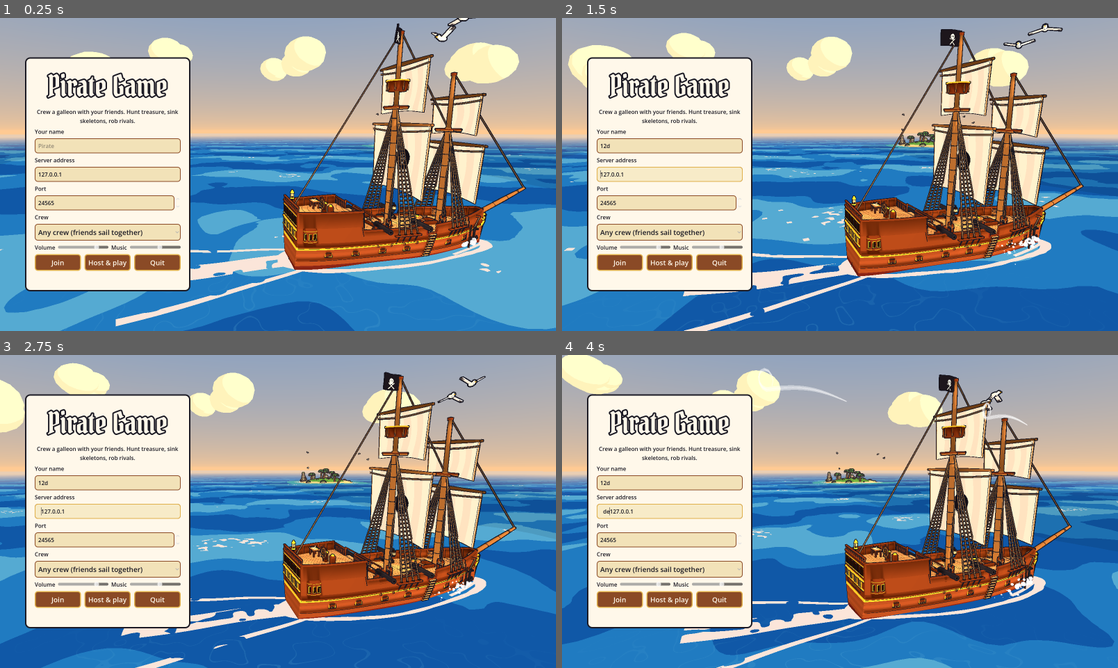
Above: before the commit, frames 1-4 (two rows, left to right).
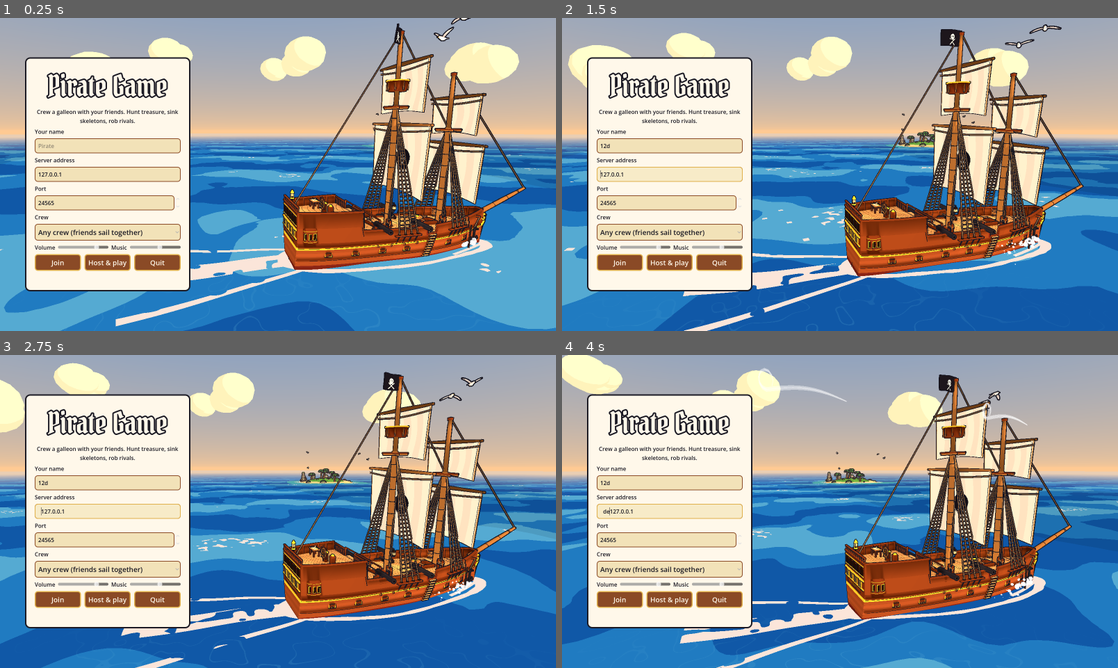
Above: after the commit, the same moments.

Repository: markcNewell/pirate-game
Game: Godot game, scene res://game/main.tscn
Two runs of this game, one before a commit and one after it. Both use one fixed random seed, a clock stepped at 60 frames per second and the inputs below.
Inputs (mouse positions are in pixels of both pictures, inside the frame that each line leads up to):
- Up to frame 1 (0.25 s): no input
- Up to frame 2 (1.5 s): click (667, 146) at 0.52 s; type "12" at 0.6 s; move the mouse to (962, 158) at 1.27 s; hold D (move_right) from 1.28 s (still down); hold Tab (crew) from 1.28 s (still down); click (962, 158) at 1.42 s
- Up to frame 3 (2.75 s): tap Space (jump) at 1.52, 1.82 s; release D (move_right) at 2 s; release Tab (crew) at 2 s; drag from (166, 527) to (250, 574) at 2.02 s
- Up to frame 4 (4 s): move the mouse to (895, 442) at 2.77 s; hold D (move_right) 2.78-3.5 s; hold E (interact) 2.78-3.5 s; drag from (812, 574) to (673, 464) at 3.52 s

The runs differ from the first frame. In frame 1, 0.1% of the frame differs, in the area x 67-86%, y 0-37%; in frame 2, 0.2%, in the area x 61-91%, y 1-36%; in frame 3, 0.2%; in frame 4, less than 0.1%.

Commit message:
Blender chests, supply barrels, gulls, crabs, dolphins and the whale
Treasure chests in three finishes (plain wood and iron, wood bound in silver, a red
captain's chest bound in gold with a skull on the lid) with planked bodies, slatted
domed lids, banded corners, studs, a lock plate with a keyhole and handles; supply
barrels are the stave barrel. Gulls have shaped bodies, beaks, tails and arched wings
with grey backs and black tips; crabs have bumpy shells, eyes on stalks and pincers;
dolphins have a smooth body with a pale belly, a curved fin, flippers and flukes and a
smile; the whale is a humpback with tubercles, throat grooves and long white-edged
flippers, and now swims head first (it used to go tail first) and blows from behind its
head.

Co-Authored-By: Claude Opus 5.5 <noreply@anthropic.com>

Diff:
--- a/game/loot/loot_view.gd
+++ b/game/loot/loot_view.gd
@@ -6,7 +6,6 @@
 const GLINT_EVERY := 2.6
 const GLINT_LENGTH := 0.45
 
-static var _meshes := {}
 static var _star: ArrayMesh
 static var _star_material: StandardMaterial3D
 
@@ -14,11 +13,11 @@
 var _clock := randf() * GLINT_EVERY
 
 
+## The chest for its value's tier, or the supply barrel (art/blender/props.py).
 static func mesh_for(kind: int, tier: int) -> ArrayMesh:
-	var key := "%d/%d" % [kind, tier]
-	if not _meshes.has(key):
-		_meshes[key] = _barrel() if kind == Loot.Kind.BARREL else _chest(tier)
-	return _meshes[key]
+	if kind == Loot.Kind.BARREL:
+		return Models.mesh("supply_barrel")
+	return Models.part("chests", "chest_%d" % tier)
 
 
 func setup(kind: int, value: int) -> LootView:
@@ -75,27 +74,3 @@
 		_star_material.vertex_color_is_srgb = true
 		_star_material.no_depth_test = false
 	return _star
-
-
-static func _chest(tier: int) -> ArrayMesh:
-	var b := MeshBuilder.new()
-	var wood: Color = [Color("8a5a32"), Color("7a4a2a"), Color("8f2f24")][tier]
-	var metal: Color = [Color("3a2c22"), Color("c9d2dc"), Color("ffd23a")][tier]
-	b.box(Vector3(0, 0.22, 0), Vector3(0.42, 0.22, 0.28), wood)
-	b.box(Vector3(0, 0.52, 0), Vector3(0.43, 0.09, 0.29), wood.lightened(0.08))
-	for x: float in [-0.3, 0.3]:
-		b.box(Vector3(x, 0.32, 0), Vector3(0.04, 0.31, 0.3), metal)
-	b.box(Vector3(0, 0.44, -0.3), Vector3(0.07, 0.08, 0.025), metal)
-	if tier == 2:
-		b.box(Vector3(0, 0.62, 0), Vector3(0.44, 0.02, 0.3), metal)
-	return b.build()
-
-
-static func _barrel() -> ArrayMesh:
-	var b := MeshBuilder.new()
-	b.cylinder(Vector3(0, 0, 0), Vector3(0, 0.45, 0), 0.34, 0.4, 10, Color("9a6838"))
-	b.cylinder(Vector3(0, 0.45, 0), Vector3(0, 0.9, 0), 0.4, 0.34, 10, Color("9a6838"))
-	for h: float in [0.15, 0.7]:
-		b.cylinder(Vector3(0, h, 0), Vector3(0, h + 0.07, 0), 0.4, 0.4, 10, Color("2a1e1a"))
-	b.cylinder(Vector3(0, 0.9, 0), Vector3(0, 0.95, 0), 0.3, 0.3, 10, Color("c99a5b"))
-	return b.build()
--- a/game/world/crabs.gd
+++ b/game/world/crabs.gd
@@ -45,17 +45,6 @@
 			Vector3(spec.x + x, IslandMesh.ground(spec, x, z) + jiggle, spec.z + z))
 
 
-## A toon crab facing -z: a round shell, two claws up front and three legs a side.
+## A toon crab facing -z (art/blender/wildlife.py).
 static func crab_mesh() -> ArrayMesh:
-	var b := MeshBuilder.new()
-	var red := Color("e0482e")
-	var dark := Color("2a2430")
-	b.ellipsoid(Vector3(0, 0.1, 0), 0.16, Vector3(1.3, 0.55, 1.0), 5, 10, red)
-	for side: float in [-1.0, 1.0]:
-		b.ellipsoid(Vector3(side * 0.07, 0.2, -0.12), 0.025, Vector3.ONE, 3, 5, dark)
-		b.cylinder(Vector3(side * 0.12, 0.1, -0.1), Vector3(side * 0.2, 0.14, -0.22), 0.025, 0.025, 4, red)
-		b.ellipsoid(Vector3(side * 0.21, 0.16, -0.26), 0.06, Vector3(0.8, 0.7, 1.2), 4, 6, red)
-		for k in 3:
-			var z := -0.06 + k * 0.07
-			b.cylinder(Vector3(side * 0.17, 0.08, z), Vector3(side * 0.3, 0.0, z + 0.02), 0.015, 0.012, 4, red)
-	return b.build()
+	return Models.mesh("crab")
--- a/game/world/dolphins.gd
+++ b/game/world/dolphins.gd
@@ -97,17 +97,6 @@
 	return best
 
 
-## A toon dolphin facing -z: blue-grey back, pale belly, beak, dorsal fin and flukes.
+## A toon dolphin facing -z (art/blender/wildlife.py).
 static func dolphin_mesh() -> ArrayMesh:
-	var b := MeshBuilder.new()
-	var back := Color("6c7d8e")
-	var belly := Color("dbe6ec")
-	b.ellipsoid(Vector3(0, 0, 0), 0.34, Vector3(0.8, 0.85, 3.0), 6, 12, back)
-	b.ellipsoid(Vector3(0, -0.09, -0.1), 0.3, Vector3(0.78, 0.6, 2.8), 5, 10, belly)
-	b.ellipsoid(Vector3(0, -0.05, -1.08), 0.11, Vector3(0.8, 0.7, 1.6), 4, 6, back)
-	b.box(Vector3(0, 0.36, 0.1), Vector3(0.025, 0.2, 0.17), back, Basis(Vector3.RIGHT, -0.5))
-	for side: float in [-1.0, 1.0]:
-		b.box(Vector3(side * 0.3, -0.15, -0.35), Vector3(0.16, 0.02, 0.08), back, Basis(Vector3.UP, side * 0.5))
-		b.box(Vector3(side * 0.18, 0.0, 1.12), Vector3(0.18, 0.025, 0.09), back, Basis(Vector3.UP, -side * 0.45))
-		b.ellipsoid(Vector3(side * 0.17, 0.06, -0.8), 0.03, Vector3.ONE, 3, 5, Color("1a1a24"))
-	return b.build()
+	return Models.mesh("dolphin")
--- a/game/world/gulls.gd
+++ b/game/world/gulls.gd
@@ -12,28 +12,22 @@
 static var _wing: ArrayMesh
 
 
-## One gull: a node with two wing pivots to flap (see flap()).
+## One gull (art/blender/wildlife.py): a node with two wing pivots to flap (see flap()).
 static func make_bird() -> Dictionary:
 	if _body == null:
-		var body := MeshBuilder.new()
-		body.ellipsoid(Vector3.ZERO, 0.22, Vector3(0.7, 0.6, 1.6), 5, 8, Color("ffffff"))
-		body.ellipsoid(Vector3(0, 0.08, -0.33), 0.12, Vector3.ONE, 4, 6, Color("ffffff"))
-		body.box(Vector3(0, 0.06, -0.48), Vector3(0.03, 0.025, 0.07), Color("ffb030"))
-		var wing := MeshBuilder.new()
-		wing.box(Vector3(0.45, 0, 0), Vector3(0.45, 0.02, 0.16), Color("f4f4f4"))
-		wing.box(Vector3(0.82, 0, 0.02), Vector3(0.1, 0.021, 0.12), Color("4a4a52"))
-		_body = body.build()
-		_wing = wing.build()
+		_body = Models.part("gull", "gull_body")
+		_wing = Models.part("gull", "gull_wing")
 	var bird := Node3D.new()
 	bird.add_child(Toon.instance(_body))
 	var wings: Array[Node3D] = []
 	for side: float in [-1.0, 1.0]:
 		var pivot := Node3D.new()
 		pivot.scale.x = side
+		pivot.position = Vector3(side * 0.08, 0.06, -0.04)
 		pivot.add_child(Toon.instance(_wing))
 		bird.add_child(pivot)
 		wings.append(pivot)
-	bird.scale = Vector3.ONE * 1.4
+	bird.scale = Vector3.ONE * 1.15
 	return {"node": bird, "wings": wings}
 
 
--- a/game/world/whale.gd
+++ b/game/world/whale.gd
@@ -22,12 +22,8 @@
 func _ready() -> void:
 	_rng.randomize()
 	_wait = 2.0 if eager else _rng.randf_range(20.0, GAP_MAX)
-	var b := MeshBuilder.new()
-	var skin := Color("3e5a78")
-	b.ellipsoid(Vector3.ZERO, 2.2, Vector3(1.0, 0.55, 3.6), 8, 14, skin)
-	b.ellipsoid(Vector3(0, -0.5, -0.5), 1.9, Vector3(0.9, 0.35, 3.0), 6, 10, Color("c9d6de"))
-	b.box(Vector3(0, 1.0, 3.6), Vector3(0.08, 0.5, 0.6), skin, Basis(Vector3.RIGHT, 0.5))
-	_back = Toon.instance(b.build())
+	# A humpback's back (art/blender/wildlife.py), facing -z.
+	_back = Toon.instance(Models.mesh("whale"))
 	_back.visible = false
 	add_child(_back)
 	var s := MeshBuilder.new()
@@ -67,8 +63,9 @@
 	var rise := sin(k * PI)
 	var ahead := Vector3(sin(_heading), 0.0, cos(_heading)) * k * 10.0
 	_back.visible = true
+	# Head first along `ahead` (the model faces -z), nose up as it rises, down as it dives.
 	_back.global_transform = Transform3D(
-		Basis(Vector3.UP, _heading) * Basis(Vector3.RIGHT, (k - 0.5) * 0.5),
+		Basis(Vector3.UP, _heading + PI) * Basis(Vector3.RIGHT, (0.5 - k) * 0.5),
 		_at + ahead + Vector3(0, sea - 1.6 + rise * 1.6, 0))
 	var blowing := k > 0.3 and k < 0.6
 	if blowing and not _spout.visible:
@@ -76,5 +73,6 @@
 	_spout.visible = blowing
 	if blowing:
 		var puff := sin((k - 0.3) / 0.3 * PI)
-		_spout.global_position = _at + ahead + Vector3(0, sea + 0.4, 0) + Vector3(sin(_heading), 0, cos(_heading)) * -1.5
+		# From the blowhole, behind the head.
+		_spout.global_position = _at + ahead + Vector3(0, sea + 0.4, 0) + Vector3(sin(_heading), 0, cos(_heading)) * 2.5
 		_spout.scale = Vector3(1.0, maxf(0.05, puff), 1.0)
Binary file added: art/models/chests.glb
Not shown, added: art/models/chests.glb.import
Binary file added: art/models/crab.glb
Not shown, added: art/models/crab.glb.import
Binary file added: art/models/dolphin.glb
Not shown, added: art/models/dolphin.glb.import
Binary file added: art/models/gull.glb
Not shown, added: art/models/gull.glb.import
Binary file added: art/models/whale.glb
Not shown, added: art/models/whale.glb.import
Not shown, changed: art/blender/props.py
Not shown, added: art/blender/wildlife.py
